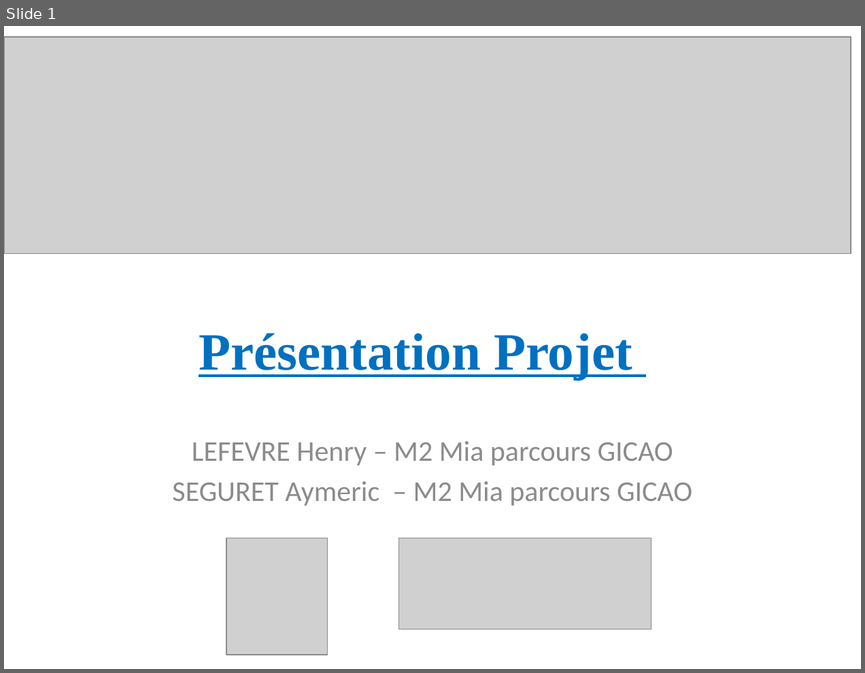
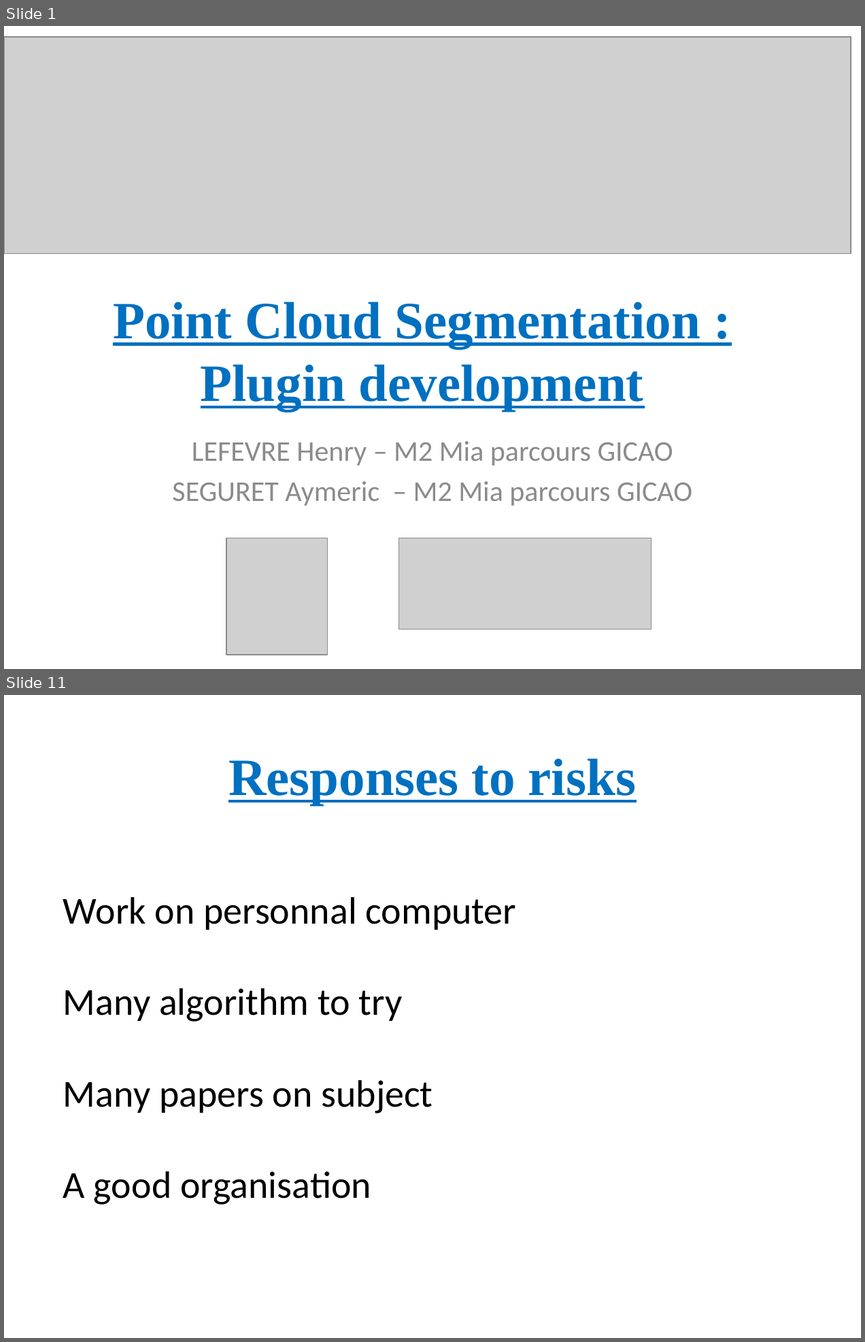
Before and after one commit to Mric26/M2-S1, a slide deck: Projet/Presentation.pptx. Shown one above the other, each under a label of ours: slide 1 before the commit, slides 1 and 11 after it; the slides between them are not shown. The pictures are 865x673 and 865x1342 pixels, drawn with LibreOffice and Linux fonts; fonts in the diff are those of the drawing; grey boxes stand for pictures. Boxes give left, top, right and bottom in pixels: in the first picture for what was removed or moved away, otherwise in the second. Text is boxed around its words. In the diff, an @@ line names an element or a change of style, - is before the commit and + after.

Commit message:
projet

```diff
--- a/Projet/Presentation.pptx
+++ b/Projet/Presentation.pptx
@@ slide 11 added at [4,695,861,1338], background #FFFFFF @@
@@ title added at [228,758,636,805], 44 pt, text #0070C0, bold, underline @@
+Responses to risks
@@ text added at [63,897,517,1204], 32 pt, text #000000 @@
+Work on personnal computer
+Many algorithm to try
+Many papers on subject
+A good organisation
@@ slide 1 changed as well @@
@@ title at [113,301,700,411]: text changed @@
-Présentation Projet
+Point Cloud Segmentation :
+Plugin development
```
Also in this commit, not shown: 11 other slides added, 4 slides removed, 1 other file.
